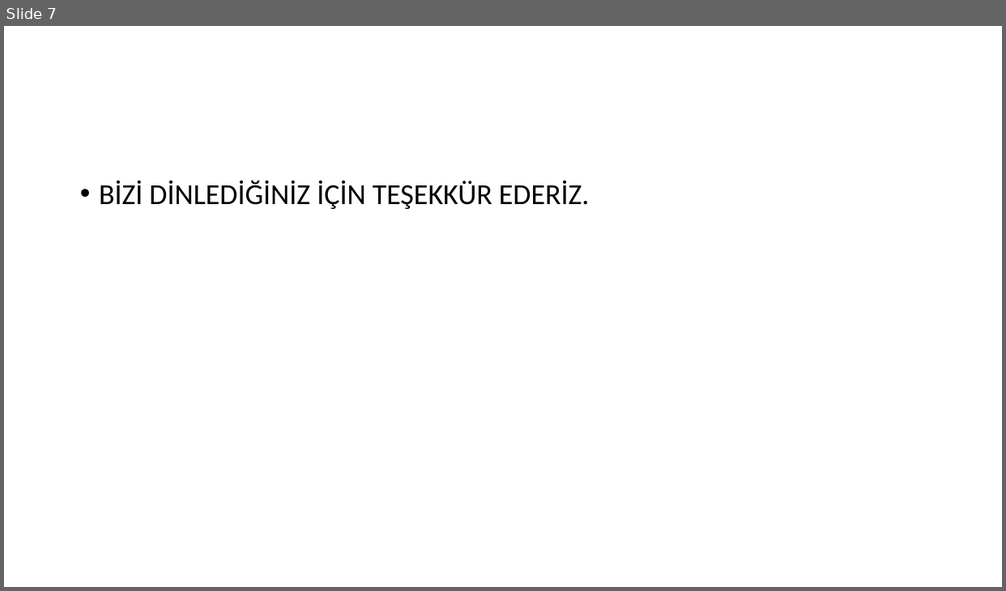
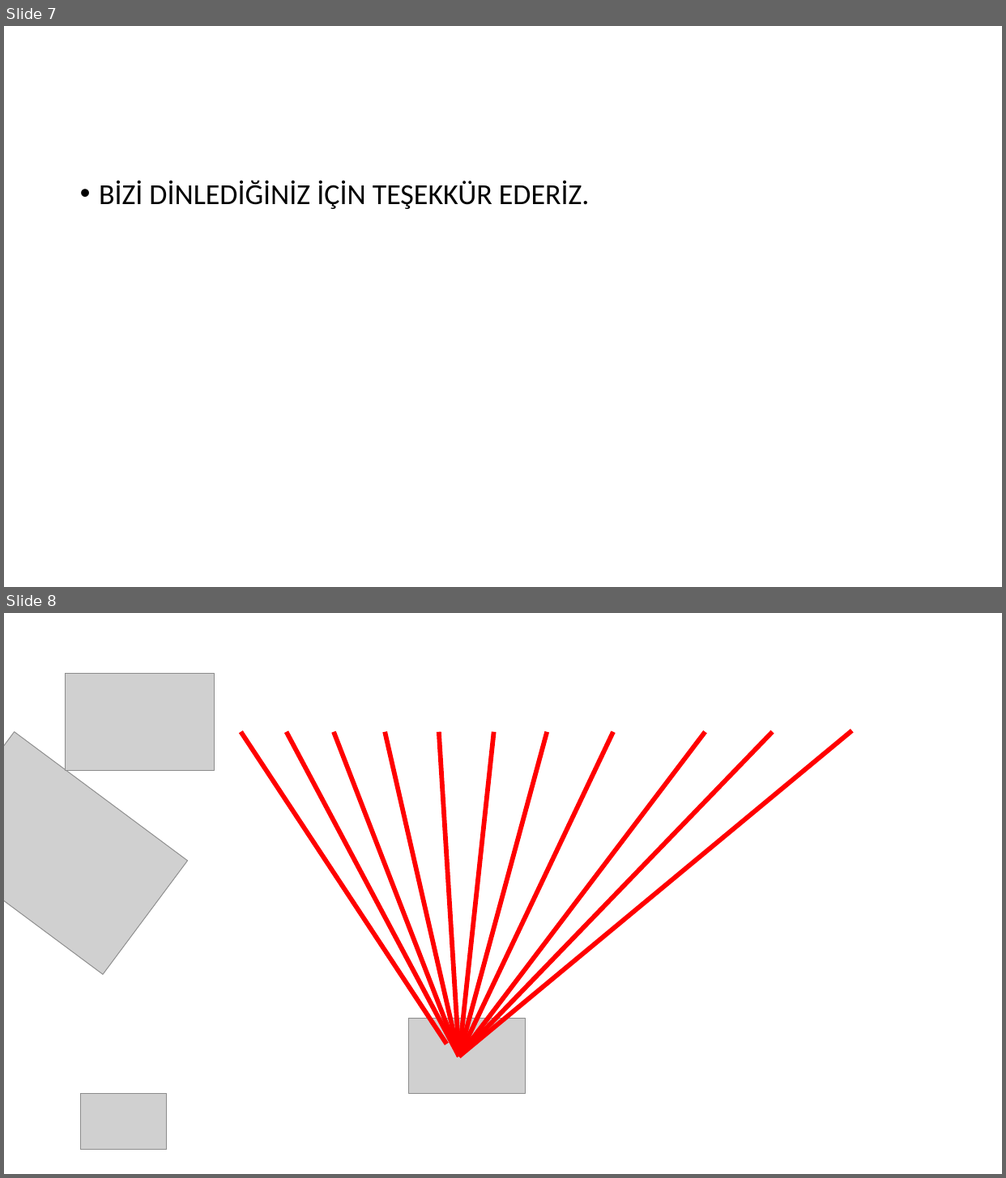
Before and after one commit to tugbargn/Web-Development-all, a slide deck: Mission Proposal.pptx. Shown one above the other, each under a label of ours: slide 7 before the commit, slides 7 and 8 after it. The pictures are 1006x591 and 1006x1178 pixels, drawn with LibreOffice and Linux fonts; fonts in the diff are those of the drawing; grey boxes stand for pictures. Boxes give left, top, right and bottom in pixels: in the first picture for what was removed or moved away, otherwise in the second. Text is boxed around its words. In the diff, an @@ line names an element or a change of style, - is before the commit and + after.

```diff
--- a/Mission Proposal.pptx
+++ b/Mission Proposal.pptx
@@ slide 8 added at [4, 613, 1002, 1174], background #FFFFFF @@
@@ picture added at [66, 673, 215, 770] @@
@@ picture added at [4, 731, 188, 975] @@
@@ line added from (241, 732) to (446, 1044), #FF0000 4.5 pt @@
@@ line added from (286, 732) to (459, 1057), #FF0000 4.5 pt @@
@@ line added from (334, 732) to (459, 1057), #FF0000 4.5 pt @@
@@ line added from (385, 732) to (459, 1057), #FF0000 4.5 pt @@
@@ line added from (439, 732) to (459, 1057), #FF0000 4.5 pt @@
@@ line added from (493, 732) to (459, 1057), #FF0000 4.5 pt @@
@@ line added from (547, 732) to (459, 1057), #FF0000 4.5 pt @@
@@ line added from (613, 732) to (459, 1057), #FF0000 4.5 pt @@
@@ line added from (705, 732) to (459, 1057), #FF0000 4.5 pt @@
@@ line added from (773, 732) to (459, 1057), #FF0000 4.5 pt @@
@@ line added from (852, 730) to (459, 1057), #FF0000 4.5 pt @@
@@ picture added at [408, 1019, 526, 1093] @@
@@ picture added at [81, 1093, 167, 1150] @@
```
Also in this commit, not shown: 2 other slides added, 1 other file.
